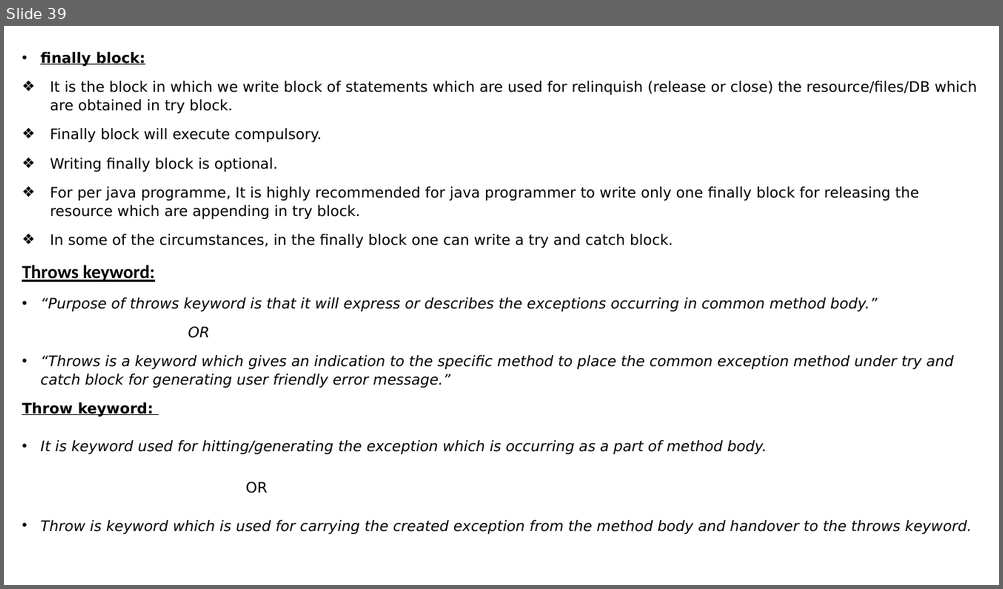
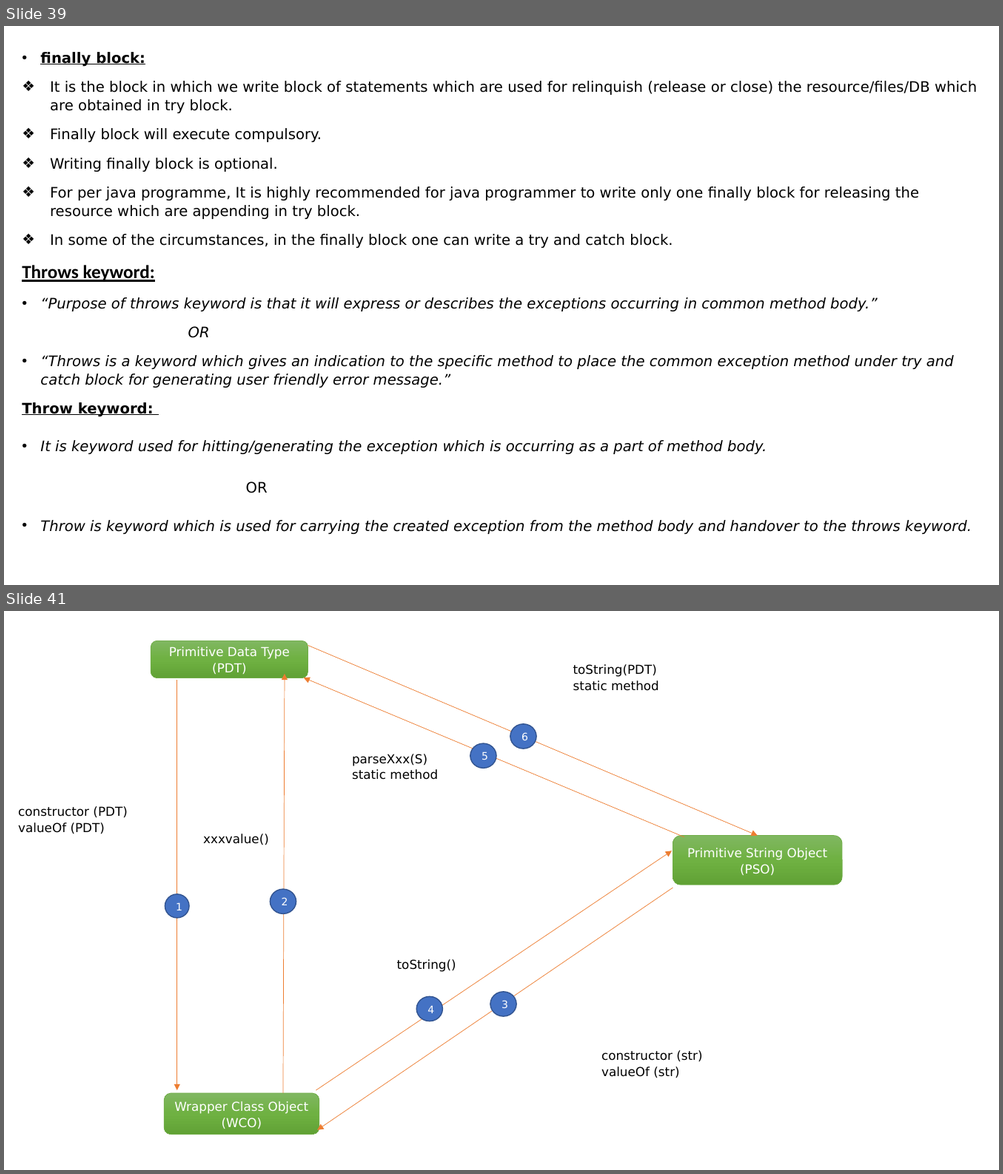
Before and after one commit to indrajeetydv/FSWDT, a slide deck: CoreJavaNotes.pptx. Shown one above the other, each under a label of ours: slide 39 before the commit, slides 39 and 41 after it; the slides between them are not shown. The pictures are 1003x589 and 1003x1174 pixels, drawn with LibreOffice and Linux fonts; fonts in the diff are those of the drawing. Boxes give left, top, right and bottom in pixels: in the first picture for what was removed or moved away, otherwise in the second. Text is boxed around its words. In the diff, an @@ line names an element or a change of style, - is before the commit and + after.

Commit message:
String

```diff
--- a/CoreJavaNotes.pptx
+++ b/CoreJavaNotes.pptx
@@ slide 41 added at [4,611,999,1170], background #FFFFFF @@
@@ rounded rectangle added at [151,641,308,678], fill gradient #81B861 to #6FB242 to #62A336, outline #70AD47 0.5 pt, 12 pt, text #FFFFFF @@
+Primitive Data Type (PDT)
@@ arrow added from (307, 645) to (757, 835), #ED7D31 0.5 pt @@
@@ arrow added from (283, 1093) to (284, 674), #ED7D31 0.5 pt @@
@@ text added at [573,664,659,691], 12 pt, text #000000 @@
+toString(PDT)
+static method
@@ arrow added from (177, 681) to (177, 1091), #ED7D31 0.5 pt @@
@@ arrow added from (685, 837) to (303, 678), #ED7D31 0.5 pt @@
@@ ellipse added at [470,743,496,769], fill #4472C4, outline #325491 1 pt, 10 pt, text #FFFFFF @@
+5
@@ ellipse added at [510,724,536,749], fill #4472C4, outline #325491 1 pt, 10 pt, text #FFFFFF @@
+6
@@ text added at [352,754,438,780], 12 pt, text #000000 @@
+parseXxx(S)
+static method
@@ text added at [18,806,127,834], 12 pt, text #000000 @@
+constructor (PDT)
+valueOf (PDT)
@@ text added at [203,834,269,846], 12 pt, text #000000 @@
+xxxvalue()
@@ arrow added from (316, 1091) to (671, 851), #ED7D31 0.5 pt @@
@@ rounded rectangle added at [672,835,842,885], fill gradient #81B861 to #6FB242 to #62A336, outline #70AD47 0.5 pt, 12 pt, text #FFFFFF @@
+Primitive String Object (PSO)
@@ ellipse added at [165,894,189,918], fill #4472C4, outline #325491 1 pt, 10 pt, text #FFFFFF @@
+1
@@ ellipse added at [270,889,296,914], fill #4472C4, outline #325491 1 pt, 10 pt, text #FFFFFF @@
+2
@@ arrow added from (672, 888) to (317, 1130), #ED7D31 0.5 pt @@
@@ arrow added from (551, 880) to (551, 880), #5B9BD5 0.5 pt @@
@@ text added at [397,960,456,972], 12 pt, text #000000 @@
+toString()
@@ ellipse added at [417,997,443,1022], fill #4472C4, outline #325491 1 pt, 10 pt, text #FFFFFF @@
+4
@@ ellipse added at [490,992,517,1017], fill #4472C4, outline #325491 1 pt, 10 pt, text #FFFFFF @@
+3
@@ text added at [601,1051,702,1079], 12 pt, text #000000 @@
+constructor (str)
+valueOf (str)
@@ rounded rectangle added at [164,1093,318,1135], fill gradient #81B861 to #6FB242 to #62A336, outline #70AD47 0.5 pt, 12 pt, text #FFFFFF @@
+Wrapper Class Object (WCO)
```
Also in this commit, not shown: 1 other slide added.
